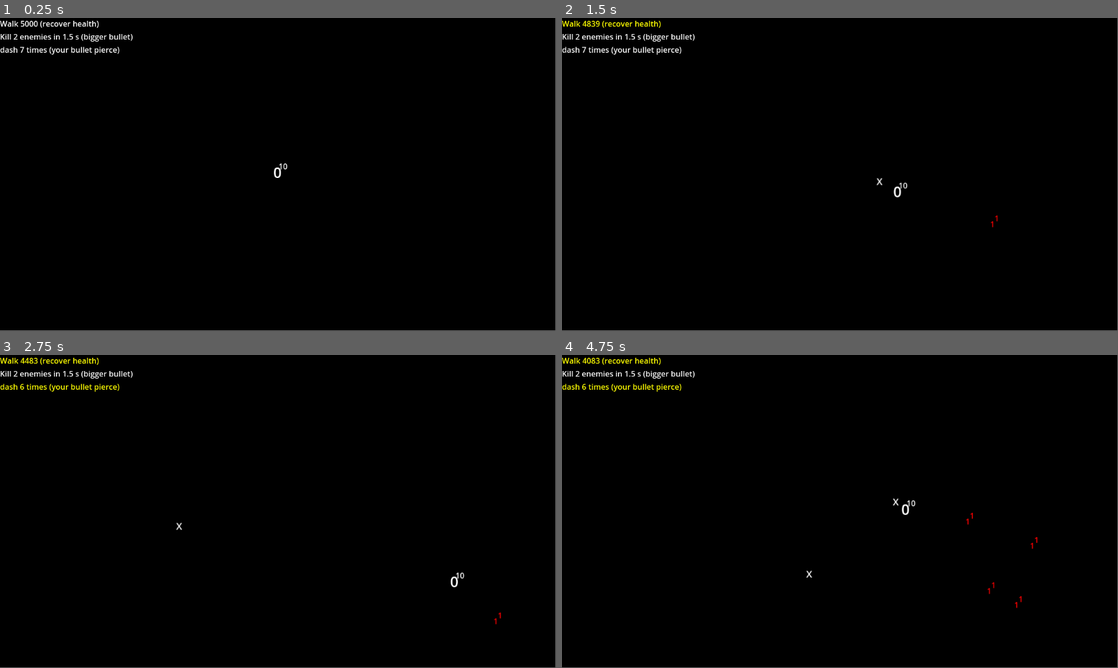
Above: before the commit, frames 1-4 (two rows, left to right).
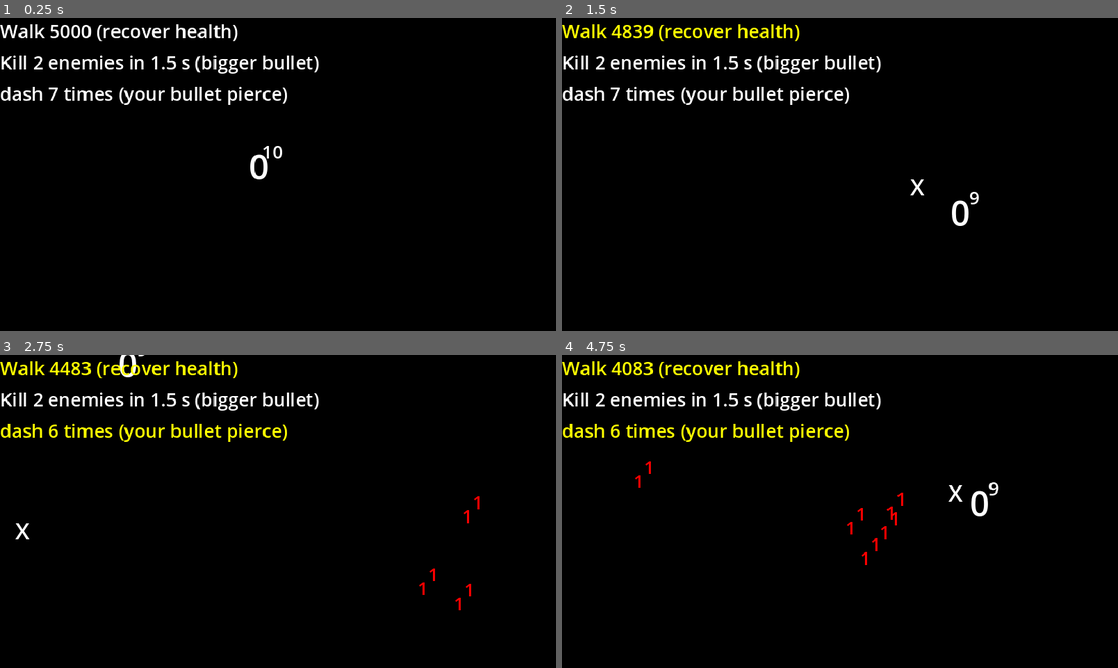
Above: after the commit, the same moments.

Repository: sentinelle28/game_jam_power
Game: Godot game, scene res://scene/gameplay_scene/gameplay_scene.tscn
Same seed, same stepped clock (60 frames per second), same inputs: the game is played once before the commit and once after it. The project has no main scene, so this scene is started directly.
Inputs (mouse positions are in pixels of both pictures, inside the frame that each line leads up to):
- Up to frame 1 (0.25 s): no input
- Up to frame 2 (1.5 s): tap Enter at 0.5 s; move the mouse to (962, 158) at 0.52 s; hold Right (ui_right) 0.53-1.28 s; right-click (962, 158) at 0.6 s; move the mouse to (728, 190) at 1.27 s; hold Down (ui_down) from 1.28 s (still down); click (728, 190) at 1.35 s
- Up to frame 3 (2.75 s): move the mouse to (333, 442) at 2.02 s; release Down (ui_down) at 2.03 s; hold Right (ui_right) from 2.03 s (still down); right-click (333, 442) at 2.1 s
- Up to frame 4 (4.75 s): move the mouse to (812, 574) at 2.77 s; release Right (ui_right) at 2.78 s; hold Up (ui_up) 2.78-3.53 s; click (812, 574) at 2.85 s; move the mouse to (1006, 558) at 3.52 s; hold Left (ui_left) from 3.53 s (still down); right-click (1006, 558) at 3.6 s; move the mouse to (673, 464) at 4.27 s; click (673, 464) at 4.35 s
In our replay, the window is 799x449 before the commit and 800x450 after it. These sizes can differ from the game's own. Grey fills any space a smaller window leaves; there, only what the larger window draws over its background counts as a difference.

The runs differ from the first frame. In frame 1, 3.6% of the frame differs, in the area x 0-58%, y 0-52%; in frame 2, 3.7%; in frame 3, 3.7%; in frame 4, 4.0%, in the area x 0-86%, y 0-81%.

Commit message:
added feature: zoom

Diff:
--- a/autoload/pause_menu/death/death_panel.tscn
+++ b/autoload/pause_menu/death/death_panel.tscn
@@ -20,10 +20,10 @@
 anchor_top = 0.5
 anchor_right = 0.5
 anchor_bottom = 0.5
-offset_left = -135.0
-offset_top = -141.0
-offset_right = 141.0
-offset_bottom = 135.0
+offset_left = -87.5
+offset_top = -87.5
+offset_right = 87.5
+offset_bottom = 87.5
 grow_horizontal = 2
 grow_vertical = 2
 theme_override_styles/panel = SubResource("StyleBoxFlat_wam3b")
@@ -76,9 +76,10 @@
 anchor_top = 1.0
 anchor_right = 0.5
 anchor_bottom = 1.0
-offset_left = -120.0
-offset_top = -74.0
-offset_right = 109.0
+offset_left = -48.5
+offset_top = -38.0
+offset_right = 47.5
+offset_bottom = -7.0
 grow_horizontal = 2
 grow_vertical = 0
 
--- a/autoload/pause_menu/level_up/level_up_menu.tscn
+++ b/autoload/pause_menu/level_up/level_up_menu.tscn
@@ -36,10 +36,10 @@
 anchor_top = 0.5
 anchor_right = 0.5
 anchor_bottom = 0.5
-offset_left = -448.0
-offset_top = -260.0
-offset_right = 512.0
-offset_bottom = 252.0
+offset_left = -184.0
+offset_top = -103.0
+offset_right = 182.0
+offset_bottom = 92.0
 grow_horizontal = 2
 grow_vertical = 2
 theme = SubResource("Theme_0w81b")
@@ -57,20 +57,28 @@
 label_settings = SubResource("LabelSettings_mbqm6")
 horizontal_alignment = 1
 
-[node name="upgrade_card" parent="." instance=ExtResource("2_0unbh")]
-offset_left = 296.0
-offset_top = 240.0
-offset_right = 424.0
-offset_bottom = 368.0
+[node name="HBoxContainer" type="HBoxContainer" parent="Panel"]
+layout_mode = 1
+anchors_preset = 7
+anchor_left = 0.5
+anchor_top = 1.0
+anchor_right = 0.5
+anchor_bottom = 1.0
+offset_left = -175.0
+offset_top = -99.0
+offset_right = 177.0
+grow_horizontal = 2
+grow_vertical = 0
+alignment = 1
 
-[node name="upgrade_card2" parent="." instance=ExtResource("2_0unbh")]
-offset_left = 544.0
-offset_top = 240.0
-offset_right = 672.0
-offset_bottom = 368.0
+[node name="upgrade_card" parent="Panel/HBoxContainer" instance=ExtResource("2_0unbh")]
+custom_minimum_size = Vector2(100, 0)
+layout_mode = 2
 
-[node name="upgrade_card3" parent="." instance=ExtResource("2_0unbh")]
-offset_left = 816.0
-offset_top = 240.0
-offset_right = 944.0
-offset_bottom = 368.0
+[node name="upgrade_card2" parent="Panel/HBoxContainer" instance=ExtResource("2_0unbh")]
+custom_minimum_size = Vector2(100, 0)
+layout_mode = 2
+
+[node name="upgrade_card3" parent="Panel/HBoxContainer" instance=ExtResource("2_0unbh")]
+custom_minimum_size = Vector2(100, 0)
+layout_mode = 2
--- a/autoload/stats/environnement_stats/environnement_var.gd
+++ b/autoload/stats/environnement_stats/environnement_var.gd
@@ -4,6 +4,8 @@
 var time_between_enemy:float = 1.5
 var difficulty:float = 1
 var power_spawn_time:float = 3.0
+var enemy_max_health_sup:int = 0
+
 
 const difficulty_scaling:float = 0.25
 const spawn_time_scale:float = 0.35 #x/2
@@ -13,6 +15,7 @@
 	time_between_enemy = 1.5
 	difficulty = 1
 	power_spawn_time = 3.0
+	enemy_max_health_sup = 0
 
 func _change_difficulty()->void:
 	_augment_difficulty(difficulty_scaling)
@@ -27,6 +30,7 @@
 
 func _augment_difficulty(to_add:float)->void:
 	difficulty += to_add
+	enemy_max_health_sup += 1
 
 
 func get_spawn_value(value:float)->float:
--- a/autoload/task/overlay/task_overlay.tscn
+++ b/autoload/task/overlay/task_overlay.tscn
@@ -6,8 +6,8 @@
 script = ExtResource("1_ocuf8")
 
 [node name="task_stocker" type="VBoxContainer" parent="."]
-offset_right = 192.0
-offset_bottom = 112.0
+offset_right = 128.0
+offset_bottom = 77.0
 
 [node name="task_1" type="Label" parent="task_stocker"]
 layout_mode = 2
--- a/component/base_actor/enemy/base_enemy.gd
+++ b/component/base_actor/enemy/base_enemy.gd
@@ -5,6 +5,7 @@
 	health_component.connect("death",_death_procedure)
 	health_component.connect("took_damage",_on_damage_taken)
 	connect("area_entered",_on_area_entered)
+	health_component.max_health += EnvironnementVar.enemy_max_health_sup
 
 func _on_damage_taken()->void:
 	AudioController._play("hit")
--- a/project.godot
+++ b/project.godot
@@ -34,6 +34,14 @@
 GlobalTimer="*res://autoload/global_timer/global_timer.tscn"
 ParticleSpawner="*res://autoload/particle/particle_spawner.gd"
 
+[display]
+
+window/size/viewport_width=480
+window/size/viewport_height=270
+window/size/window_width_override=1920
+window/size/window_height_override=1080
+window/stretch/mode="canvas_items"
+
 [editor_plugins]
 
 enabled=PackedStringArray("res://addons/godot_sfxr/plugin.cfg")
@@ -61,5 +69,11 @@
 
 [rendering]
 
+textures/canvas_textures/default_texture_filter=0
 renderer/rendering_method="gl_compatibility"
 renderer/rendering_method.mobile="gl_compatibility"
+textures/stretch/mode="canvas_items"
+textures/size/window_height_override=1080
+textures/size/window_width_override=1920
+textures/size/viewport_height=270
+textures/size/viewport_width=480
--- a/scene/gameplay_scene/enemy_spawner.gd
+++ b/scene/gameplay_scene/enemy_spawner.gd
@@ -4,7 +4,7 @@
 @export var enemy_stocker:Node2D
 var time_to_wait:float = 5.0
 var max_to_spawn:int = 3
-var radius:int = 1200
+@export var radius:int = 1200
 
 func _ready() -> void:
 	DeathPanel.connect("reset",_reset)
--- a/scene/gameplay_scene/gameplay_scene.tscn
+++ b/scene/gameplay_scene/gameplay_scene.tscn
@@ -5,16 +5,16 @@
 [ext_resource type="Script" path="res://scene/gameplay_scene/enemy_spawner.gd" id="4_y7hli"]
 
 [sub_resource type="RectangleShape2D" id="RectangleShape2D_o1111"]
-size = Vector2(66, 1287)
+size = Vector2(66, 825.75)
 
 [sub_resource type="RectangleShape2D" id="RectangleShape2D_5w2fh"]
-size = Vector2(2880, 64)
+size = Vector2(1432, 64)
 
 [sub_resource type="RectangleShape2D" id="RectangleShape2D_hvfds"]
-size = Vector2(1264, 32)
+size = Vector2(552, 32)
 
 [sub_resource type="RectangleShape2D" id="RectangleShape2D_6vlyy"]
-size = Vector2(56, 682)
+size = Vector2(56, 293)
 
 [node name="gameplay_scene" type="Node2D"]
 script = ExtResource("1_675iu")
@@ -22,8 +22,8 @@
 [node name="background" type="ColorRect" parent="."]
 offset_left = -8.0
 offset_top = -8.0
-offset_right = 1160.0
-offset_bottom = 656.0
+offset_right = 504.0
+offset_bottom = 272.0
 color = Color(0, 0, 0, 1)
 metadata/_edit_lock_ = true
 
@@ -34,19 +34,19 @@
 [node name="enemy_boundary" type="Area2D" parent="."]
 
 [node name="CollisionShape2D" type="CollisionShape2D" parent="enemy_boundary"]
-position = Vector2(-864, 304)
+position = Vector2(-464, 99.125)
 shape = SubResource("RectangleShape2D_o1111")
 
 [node name="CollisionShape2D2" type="CollisionShape2D" parent="enemy_boundary"]
-position = Vector2(2080, 312)
+position = Vector2(984, 104)
 shape = SubResource("RectangleShape2D_o1111")
 
 [node name="CollisionShape2D3" type="CollisionShape2D" parent="enemy_boundary"]
-position = Vector2(608, -296)
+position = Vector2(236, -344)
 shape = SubResource("RectangleShape2D_5w2fh")
 
 [node name="CollisionShape2D4" type="CollisionShape2D" parent="enemy_boundary"]
-position = Vector2(608, 936)
+position = Vector2(288, 544)
 shape = SubResource("RectangleShape2D_5w2fh")
 
 [node name="bullet_boundary" type="Area2D" parent="."]
@@ -54,28 +54,29 @@
 collision_mask = 8
 
 [node name="CollisionShape2D" type="CollisionShape2D" parent="bullet_boundary"]
-position = Vector2(568, -24)
+position = Vector2(212, -24)
 shape = SubResource("RectangleShape2D_hvfds")
 
 [node name="CollisionShape2D2" type="CollisionShape2D" parent="bullet_boundary"]
-position = Vector2(576, 672)
+position = Vector2(248, 280)
 shape = SubResource("RectangleShape2D_hvfds")
 
 [node name="CollisionShape2D3" type="CollisionShape2D" parent="bullet_boundary"]
-position = Vector2(-36, 331)
+position = Vector2(-40, 136)
 shape = SubResource("RectangleShape2D_6vlyy")
 
 [node name="CollisionShape2D4" type="CollisionShape2D" parent="bullet_boundary"]
-position = Vector2(1184, 320)
+position = Vector2(512, 130.5)
 shape = SubResource("RectangleShape2D_6vlyy")
 
 [node name="enemy_stocker" type="Node2D" parent="."]
 
 [node name="enemy_spawner" type="Node2D" parent="." node_paths=PackedStringArray("player", "enemy_stocker")]
-position = Vector2(576, 320)
+position = Vector2(224, 128)
 script = ExtResource("4_y7hli")
 player = NodePath("../player")
 enemy_stocker = NodePath("../enemy_stocker")
+radius = 500
 
 [node name="Timer" type="Timer" parent="enemy_spawner"]
 one_shot = true
@@ -87,7 +88,7 @@
 offset_bottom = 23.0
 
 [node name="player" parent="." instance=ExtResource("1_p24uq")]
-position = Vector2(576, 320)
+position = Vector2(224, 128)
 
 [connection signal="area_entered" from="enemy_boundary" to="." method="_on_enemy_boundary_area_entered"]
 [connection signal="area_entered" from="bullet_boundary" to="." method="_on_area_2d_area_entered"]
